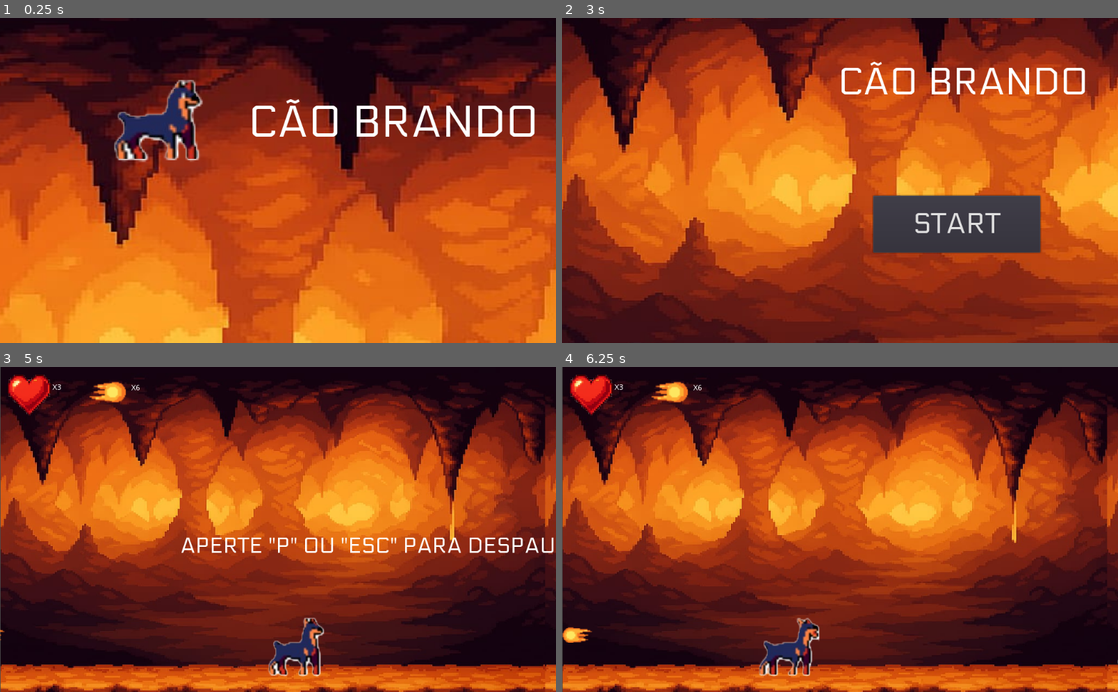
Above: before the commit, frames 1-4 (two rows, left to right).
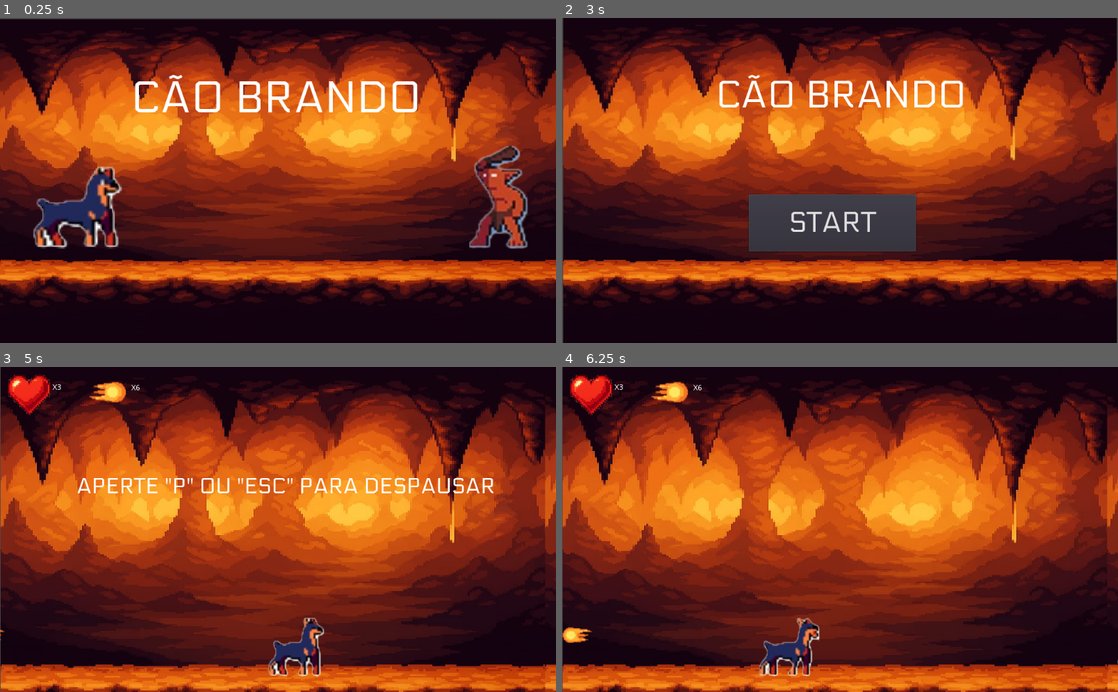
Above: after the commit, the same moments.

Repository: olarthur/Projeto-JogosDigitais
Game: Godot game, scene res://cena_splash.tscn
Two runs of this game, one before a commit and one after it. Both use one fixed random seed, a clock stepped at 60 frames per second and the inputs below.
Inputs:
- Up to frame 1 (0.25 s): no input
- Up to frame 2 (3 s): tap Enter (ui_accept) at 0.5, 0.77, 1.25, 1.52, 2, 2.75 s; hold Space (atacar) 0.53-1.28 s; hold Right (ui_right) 0.53-2.03 s; tap Space (atacar) at 1.35, 2.85 s; hold Left (ui_left) 2.03-2.78 s; hold Space (atacar) 2.03-2.78 s; hold Right (ui_right) from 2.78 s (still down)
- Up to frame 3 (5 s): tap Enter (ui_accept) at 3.02, 4.52 s; release Right (ui_right) at 3.5 s; click "START" at 3.5 s; hold Right (ui_right) from 4.28 s (still down); hold Space (atacar) from 4.28 s (still down); tap Escape (pausar_jogo) at 4.9 s
- Up to frame 4 (6.25 s): tap P at 5 s; release Right (ui_right) at 5.03 s; release Space (atacar) at 5.03 s; hold Left (ui_left) 5.03-5.78 s; tap Space (atacar) at 5.1 s; tap Enter (ui_accept) at 5.27 s; hold Right (ui_right) from 5.78 s (still down); hold Space (atacar) from 5.78 s (still down)

The runs differ from the first frame. In frame 1, 83% of the frame differs, in the area x 0-100%, y 0-100%; in frame 2, 85%; in frame 3, 2.4%; in frame 4, nothing differs.

Commit message:
Update Sprite

Diff:
--- a/cena_demonstracao.tscn
+++ b/cena_demonstracao.tscn
@@ -15,23 +15,23 @@
 script = ExtResource( 2 )
 
 [node name="ColorRect" type="ColorRect" parent="."]
-margin_right = 3421.0
-margin_bottom = 1540.0
+margin_right = 1030.0
+margin_bottom = 601.0
 color = Color( 0, 0, 0, 1 )
 
 [node name="Label" type="Label" parent="."]
-margin_left = 399.0
-margin_top = 139.0
-margin_right = 1194.0
-margin_bottom = 217.0
+margin_left = 148.0
+margin_top = 73.0
+margin_right = 943.0
+margin_bottom = 151.0
 custom_fonts/font = SubResource( 1 )
 text = "OBRIGADO POR JOGAR!!!!"
 
 [node name="Button" type="Button" parent="."]
-margin_left = 417.0
-margin_top = 426.0
-margin_right = 1137.0
-margin_bottom = 639.0
+margin_left = 168.0
+margin_top = 251.0
+margin_right = 888.0
+margin_bottom = 464.0
 custom_fonts/font = SubResource( 2 )
 text = "APERTE PARA VOLTAR AO MENU"
 
--- a/cena_pause.tscn
+++ b/cena_pause.tscn
@@ -14,10 +14,10 @@
 [node name="ColorRect" type="ColorRect" parent="."]
 
 [node name="Label" type="Label" parent="."]
-margin_left = 332.0
-margin_top = 306.0
-margin_right = 1103.0
-margin_bottom = 405.0
+margin_left = 141.0
+margin_top = 196.0
+margin_right = 912.0
+margin_bottom = 295.0
 custom_fonts/font = SubResource( 1 )
 text = "APERTE \"P\" OU \"ESC\" PARA DESPAUSAR
 "
--- a/cena_splash.tscn
+++ b/cena_splash.tscn
@@ -15,29 +15,29 @@
 script = ExtResource( 5 )
 
 [node name="Img-20250504-Wa0004" type="Sprite" parent="."]
-position = Vector2( 896, 898.5 )
-scale = Vector2( 2.66211, 1.87402 )
+position = Vector2( 516, 295.5 )
+scale = Vector2( 1.00586, 0.584961 )
 texture = ExtResource( 3 )
 
 [node name="Sprite" type="Sprite" parent="."]
-position = Vector2( 294, 184 )
+position = Vector2( 145, 344 )
 scale = Vector2( 1.59466, 1.39564 )
 texture = ExtResource( 4 )
 region_enabled = true
 region_rect = Rect2( 16, 263, 103, 109 )
 
 [node name="Sprite2" type="Sprite" parent="."]
-position = Vector2( 1145, 191 )
+position = Vector2( 920, 325 )
 scale = Vector2( 2.46591, 2.5 )
 texture = ExtResource( 2 )
 region_enabled = true
 region_rect = Rect2( 284, 195, 44, 76 )
 
 [node name="Label" type="Label" parent="."]
-margin_left = 459.0
-margin_top = 139.0
-margin_right = 994.0
-margin_bottom = 236.0
+margin_left = 243.0
+margin_top = 94.0
+margin_right = 778.0
+margin_bottom = 191.0
 custom_fonts/font = SubResource( 1 )
 text = "CÃO BRANDO"
 
--- a/cena_start.tscn
+++ b/cena_start.tscn
@@ -16,15 +16,15 @@
 script = ExtResource( 3 )
 
 [node name="Img-20250504-Wa0004" type="Sprite" parent="."]
-position = Vector2( 837.5, 502.5 )
-scale = Vector2( 1.66504, 1.20605 )
+position = Vector2( 512, 299.5 )
+scale = Vector2( 0.996094, 0.592773 )
 texture = ExtResource( 1 )
 
 [node name="Button" type="Button" parent="."]
-margin_left = 573.0
-margin_top = 328.0
-margin_right = 881.0
-margin_bottom = 433.0
+margin_left = 344.0
+margin_top = 326.0
+margin_right = 652.0
+margin_bottom = 431.0
 custom_fonts/font = SubResource( 1 )
 text = "START"
 
@@ -32,10 +32,10 @@
 position = Vector2( 6.10352e-05, 3.05176e-05 )
 
 [node name="Label" type="Label" parent="."]
-margin_left = 508.0
-margin_top = 77.0
-margin_right = 970.0
-margin_bottom = 161.0
+margin_left = 283.0
+margin_top = 101.0
+margin_right = 745.0
+margin_bottom = 185.0
 custom_fonts/font = SubResource( 2 )
 text = "CÃO BRANDO"
 
--- a/project.godot
+++ b/project.godot
@@ -17,6 +17,14 @@
 [autoload]
 
 DadosGlobais="*res://script_dados_global.gd"
+
+[debug]
+
+settings/fps/force_fps=60
+
+[display]
+
+window/stretch/mode="viewport"
 
 [gui]
 
